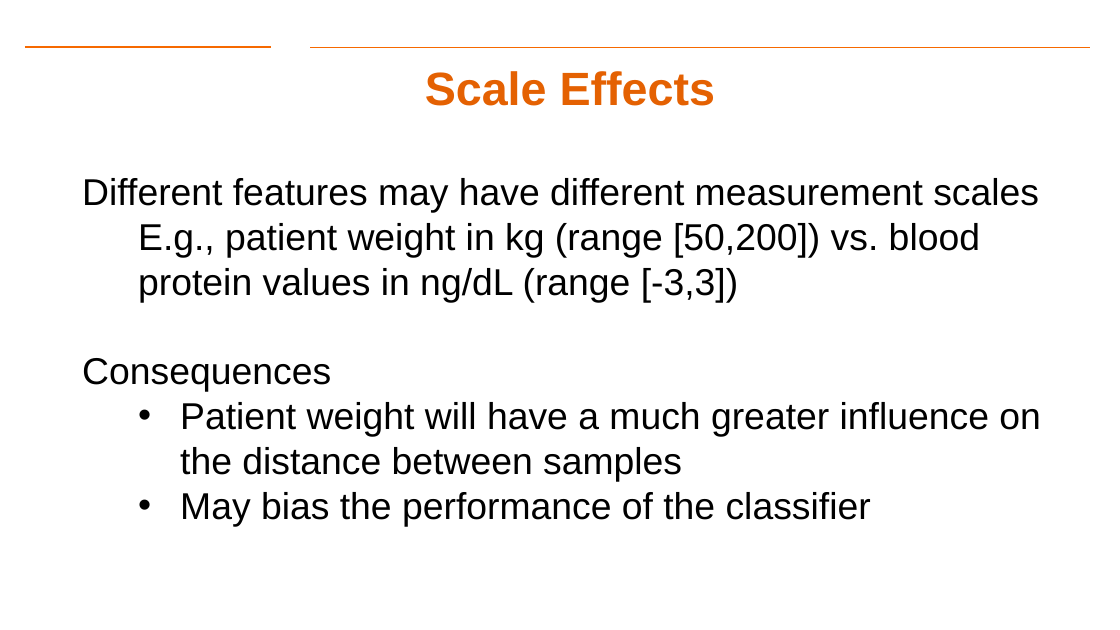
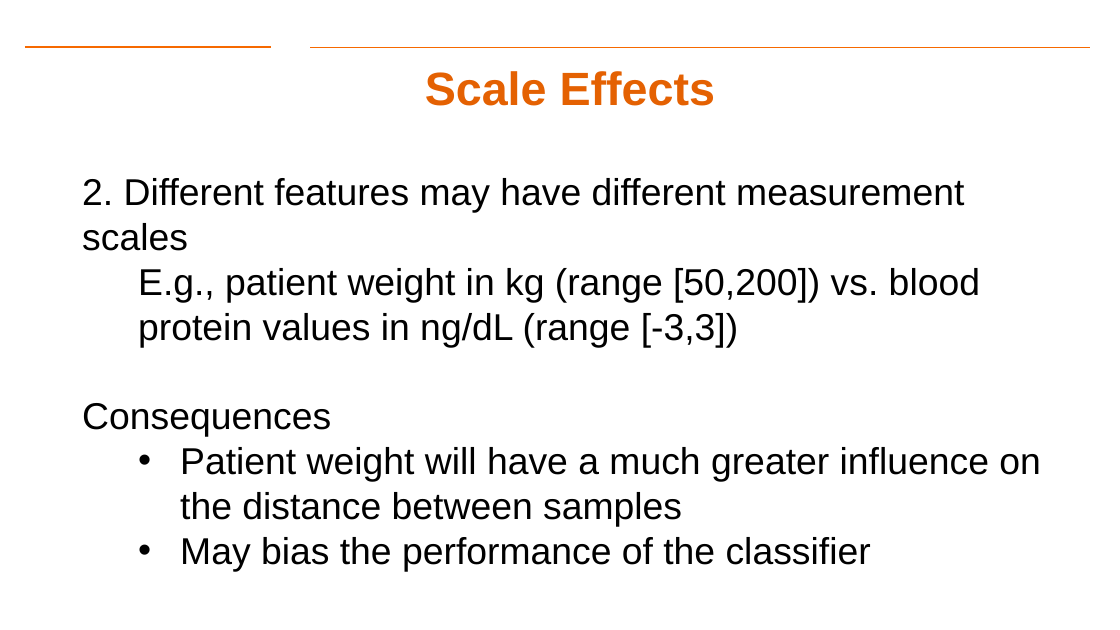
Before and after one commit to aiforsec/RIT-DSCI-633-FDS, a slide deck: slide 26 of Syllabus/Lecture08/Lec08.pptx. Drawn at 1120x630 pixels with LibreOffice and Linux fonts; fonts in the diff are those of the drawing; background and template pictures are left out. Boxes give left, top, right and bottom in pixels: in the first picture for what was removed or moved away, otherwise in the second. Text is boxed around its words. In the diff, an @@ line names an element or a change of style, - is before the commit and + after.

```diff
--- a/Syllabus/Lecture08/Lec08.pptx
+++ b/Syllabus/Lecture08/Lec08.pptx
@@ text at box(82, 178, 964, 251): text changed @@
-Different features may have different measurement scales
+2. Different features may have different measurement scales
```
Also in this commit, not shown: 4 other slides changed, 5 slides added, 6 slides removed, 4 other files.
